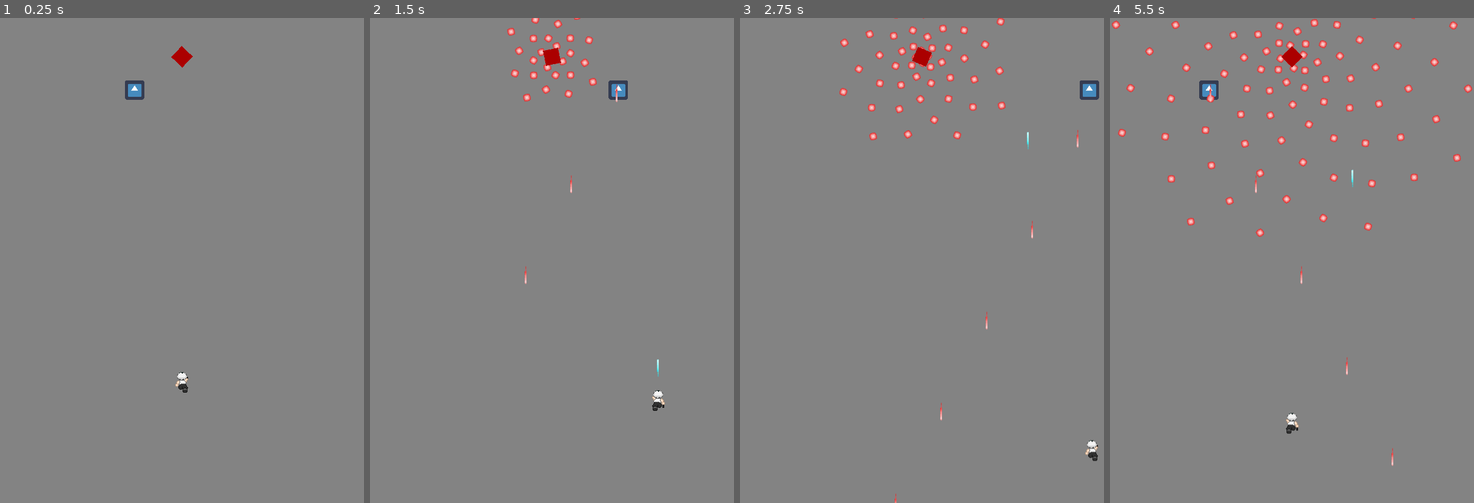
Above: before the commit, frames 1-4 (left to right).
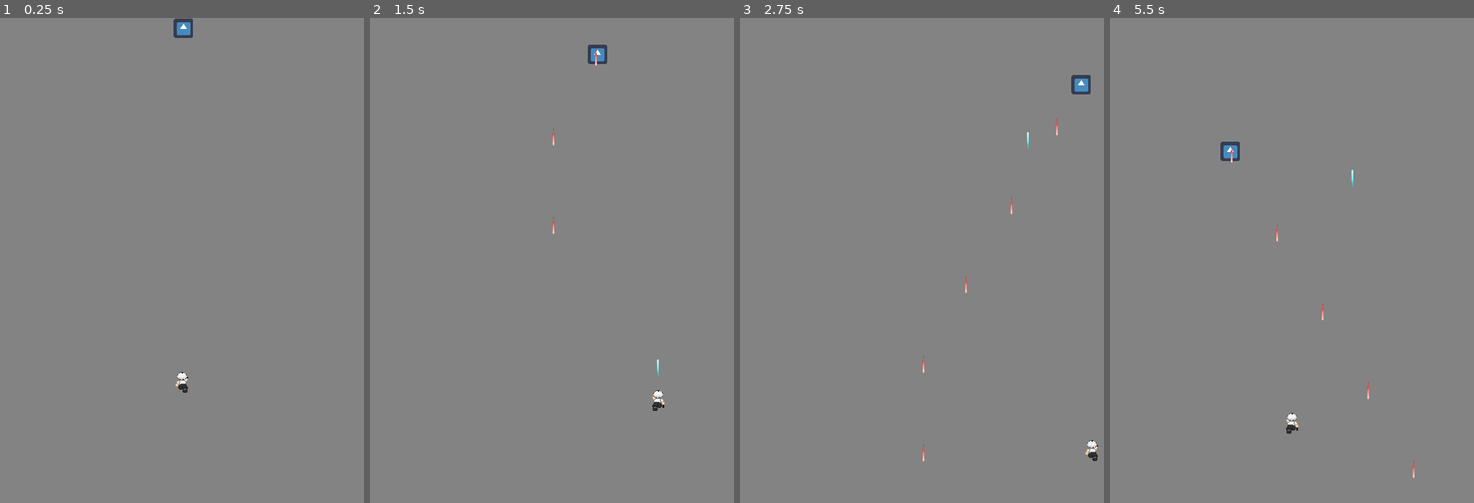
Above: after the commit, the same moments.

Repository: tyabbi/Godot-SHMUP
Game: Godot game, scene res://Scenes/main_screen.tscn
The game is run twice, just before and just after one commit, with the same random seed, the same clock (stepped at 60 frames per second) and the same inputs. Before the commit the project has no main scene; this scene is started directly in both runs. The engine's default icon, where the game draws it, is replaced by a stand-in: a white triangle on a blue panel in a dark square.
Inputs:
- Up to frame 1 (0.25 s): no input
- Up to frame 2 (1.5 s): hold Right (move_right) 0.53-1.28 s; tap X (dash) at 0.6 s; hold Down (move_down) from 1.28 s (still down); tap Z (shoot) at 1.35 s
- Up to frame 3 (2.75 s): release Down (move_down) at 2.03 s; hold Right (move_right) from 2.03 s (still down); tap X (dash) at 2.1 s
- Up to frame 4 (5.5 s): release Right (move_right) at 2.78 s; hold Up (move_up) 2.78-3.53 s; tap Z (shoot) at 2.85, 4.35 s; hold Left (move_left) 3.53-5.03 s; tap X (dash) at 3.6, 5.1 s; hold Down (move_down) from 5.03 s (still down)

The runs differ from the first frame. In frame 1, 0.6% of the frame differs, in the area x 34-53%, y 0-17%; in frame 2, 1.3%; in frame 3, 1.7%; in frame 4, 2.7%, in the area x 0-100%, y 0-95%.

Commit message:
enemy spawn + added collision

Diff:
--- a/CS_Game_Proj/Scenes/Enemy1.tscn
+++ b/CS_Game_Proj/Scenes/Enemy1.tscn
@@ -19,4 +19,11 @@
 
 [node name="Timer" type="Timer" parent="."]
 
+[node name="Move_Tween" type="Tween" parent="."]
+
+[node name="RayCast2D" type="RayCast2D" parent="."]
+position = Vector2( -15.4597, -15.757 )
+enabled = true
+cast_to = Vector2( 26, 26 )
+collide_with_areas = true
 [connection signal="timeout" from="Timer" to="." method="_on_Timer_timeout"]
--- a/CS_Game_Proj/Scenes/main_screen.tscn
+++ b/CS_Game_Proj/Scenes/main_screen.tscn
@@ -1,10 +1,9 @@
-[gd_scene load_steps=7 format=2]
+[gd_scene load_steps=6 format=2]
 
-[ext_resource path="res://Scenes/Boss.tscn" type="PackedScene" id=1]
 [ext_resource path="res://Scripts/Player.gd" type="Script" id=2]
 [ext_resource path="res://Scenes/Player.tscn" type="PackedScene" id=3]
 [ext_resource path="res://Scenes/StaticBody2D.gd" type="Script" id=4]
-[ext_resource path="res://Scenes/Enemy1.tscn" type="PackedScene" id=5]
+[ext_resource path="res://Scripts/EnemySpawn.gd" type="Script" id=6]
 
 [sub_resource type="RectangleShape2D" id=1]
 extents = Vector2( 10, 404.978 )
@@ -22,10 +21,6 @@
 
 [node name="Player" parent="." instance=ExtResource( 3 )]
 
-[node name="Boss" parent="." instance=ExtResource( 1 )]
-position = Vector2( 300, 63.978 )
-z_index = 1
-
 [node name="StaticBody2D" type="StaticBody2D" parent="."]
 script = ExtResource( 4 )
 
@@ -37,5 +32,6 @@
 position = Vector2( 610, 400 )
 shape = SubResource( 1 )
 
-[node name="Enemy1" parent="." instance=ExtResource( 5 )]
-position = Vector2( 184.347, 118.66 )
+[node name="EnemySpawn" type="Node2D" parent="."]
+position = Vector2( 300, -60 )
+script = ExtResource( 6 )
--- a/CS_Game_Proj/Scripts/Enemy1.gd
+++ b/CS_Game_Proj/Scripts/Enemy1.gd
@@ -16,14 +16,30 @@
 	$Timer.set_wait_time(bullet_delay)
 	$Timer.start()
 
-func _process(_delta):
-	var collision = move_and_collide(move_vec * _delta)
+	var target = Vector2(self.position.x, self.position.y + 100)
+	$Move_Tween.interpolate_property(self, "position", position, target, 1, Tween.TRANS_QUINT, Tween.EASE_OUT)
+	$Move_Tween.start()
+
+func _process(delta):
+	var collision = move_and_collide(move_vec * delta)
 	if collision:
 		move_vec = move_vec.bounce(collision.normal)
 
 	if (health <= 0):
 		get_parent().remove_child(self)
 		queue_free()
+
+	position.y += 40 * delta
+
+	if ($RayCast2D.is_colliding()):
+		var collide = $RayCast2D.get_collider()
+		if (collide.label == "PLAYER"):
+			#teleport enemy away from play area upon "death"
+			position += Vector2(2000,2000)
+			if (collide.health > 0):
+				#damage value
+				collide.health -= 1
+			print(collide.health)
 
 func shoot():
 	var b = bullet_scene.instance()
--- a/CS_Game_Proj/Scripts/Enemy1_Bullet.gd
+++ b/CS_Game_Proj/Scripts/Enemy1_Bullet.gd
@@ -5,7 +5,7 @@
 # var a = 2
 # var b = "text"
 
-var label = "ENEMY1BULLET"
+var label = "ENEMYBULLET"
 var dir = Vector2(0, 1)
 
 # Called when the node enters the scene tree for the first time.
--- /dev/null
+++ b/CS_Game_Proj/Scripts/EnemySpawn.gd
@@ -0,0 +1,19 @@
+extends Node2D
+
+var enemy_scene = load("res://Scenes/Enemy1.tscn")
+
+# Declare member variables here. Examples:
+# var a = 2
+# var b = "text"
+
+
+# Called when the node enters the scene tree for the first time.
+func _ready():
+	#for i in range (5):
+		var enemy = enemy_scene.instance()
+		add_child(enemy)
+
+
+# Called every frame. 'delta' is the elapsed time since the previous frame.
+#func _process(delta):
+#	pass
--- a/CS_Game_Proj/project.godot
+++ b/CS_Game_Proj/project.godot
@@ -10,11 +10,13 @@
 
 _global_script_classes=[  ]
 _global_script_class_icons={
+
 }
 
 [application]
 
 config/name="Cs Game Proj"
+run/main_scene="res://Scenes/main_screen.tscn"
 config/icon="res://icon.png"
 
 [display]
Not shown, changed: game_mockup.png
